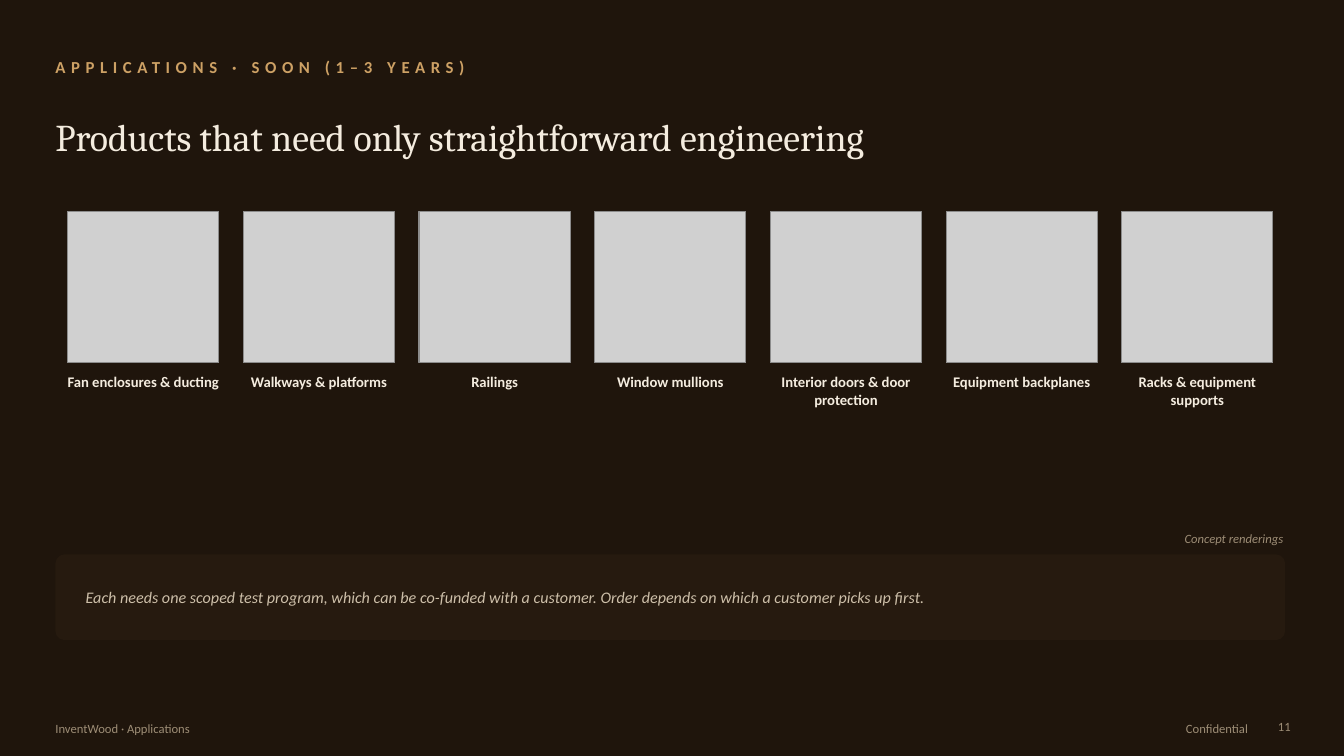
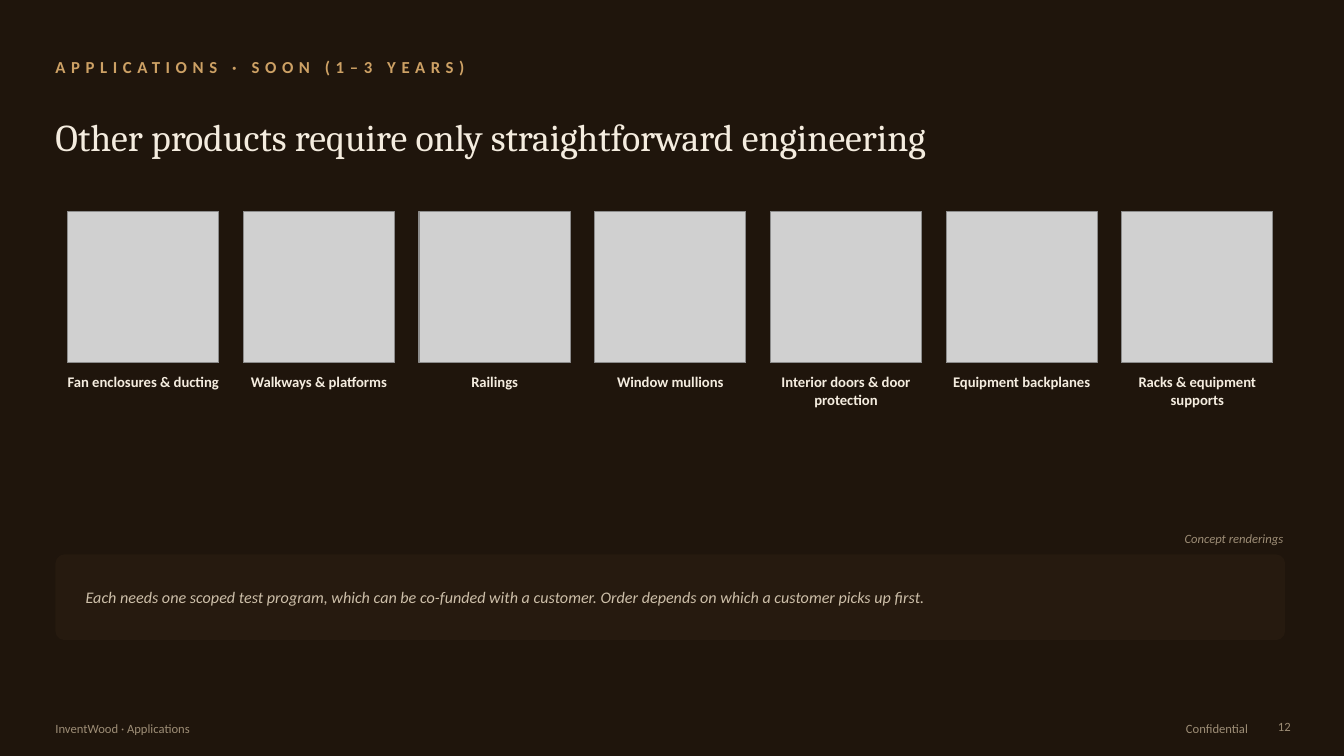
Before and after one commit to alau-hi/decks, a slide deck: slide 12 of superwood-datacenter-investor/SUPERWOOD-for-Data-Centers-Companion.pptx (slide 11 before the commit). Drawn at 1344x756 pixels with LibreOffice and Linux fonts; fonts in the diff are those of the drawing; grey boxes stand for pictures. Boxes give left, top, right and bottom in pixels: in the first picture for what was removed or moved away, otherwise in the second. Text is boxed around its words. In the diff, an @@ line names an element or a change of style, - is before the commit and + after.

```diff
--- a/superwood-datacenter-investor/SUPERWOOD-for-Data-Centers-Companion.pptx
+++ b/superwood-datacenter-investor/SUPERWOOD-for-Data-Centers-Companion.pptx
@@ text at (55,124,926,160): text changed @@
-Products that need only straightforward engineering
+Other products require only straightforward engineering
@@ page number at (1278,723,1291,731): text changed @@
-11
+12
```
Also in this commit, not shown: 14 other slides changed, 2 slides added, 6 other files.
